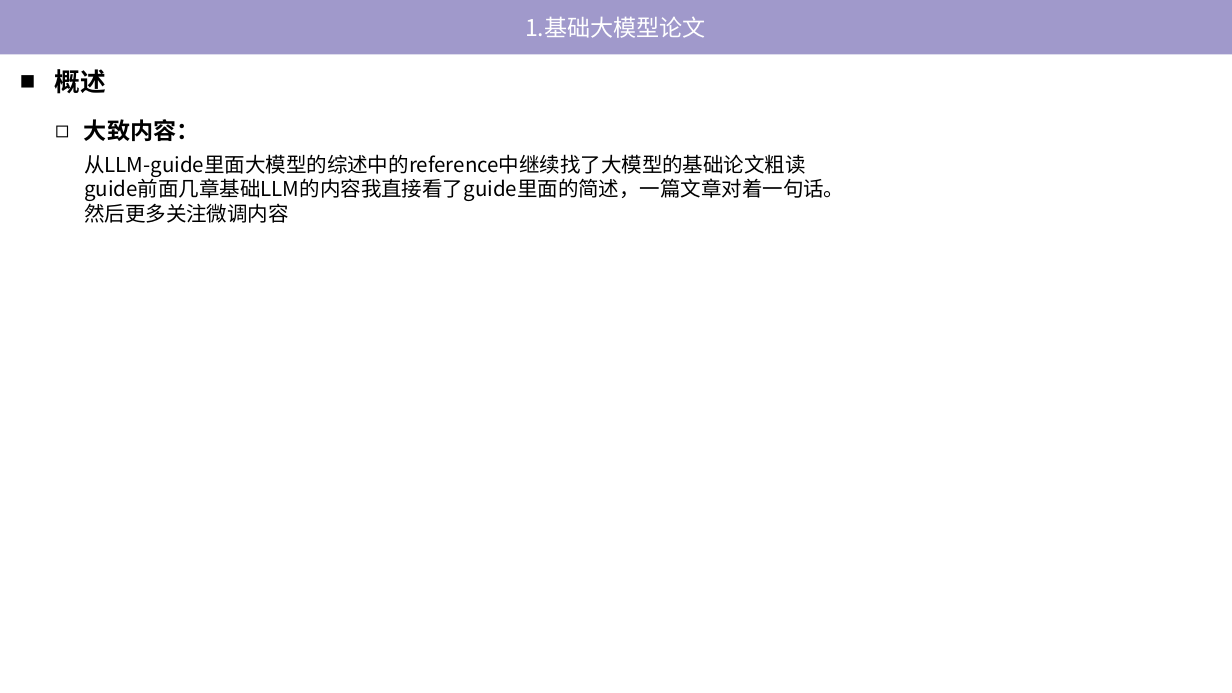
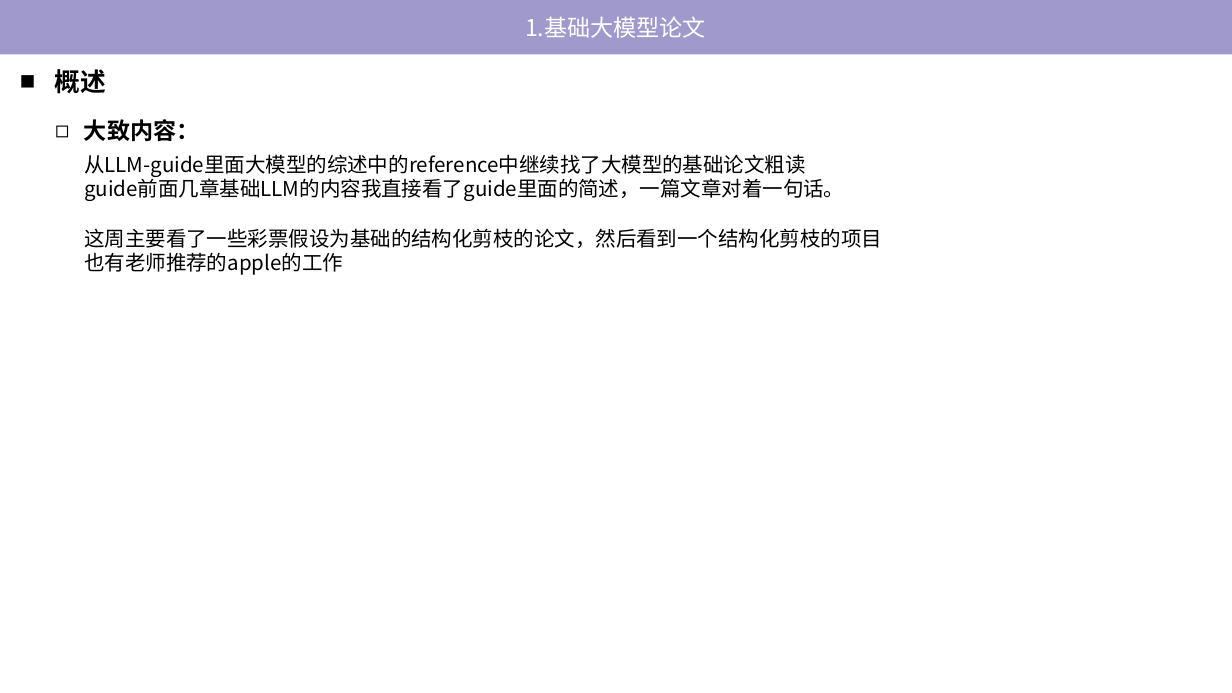
Before and after one commit to tj-messi/cv-computer-visual-tj, a slide deck: slide 4 of 0.组会记录/2024-11-14/report-2024-11-14.pptx. Drawn at 1232x693 pixels with LibreOffice and Linux fonts; fonts in the diff are those of the drawing. Boxes give left, top, right and bottom in pixels: in the first picture for what was removed or moved away, otherwise in the second. Text is boxed around its words. In the diff, an @@ line names an element or a change of style, - is before the commit and + after.

```diff
--- a/0.组会记录/2024-11-14/report-2024-11-14.pptx
+++ b/0.组会记录/2024-11-14/report-2024-11-14.pptx
@@ text at (84,228,882,275): text changed @@
-然后更多关注微调内容
+这周主要看了一些彩票假设为基础的结构化剪枝的论文，然后看到一个结构化剪枝的项目
+也有老师推荐的apple的工作
```
Also in this commit, not shown: 1 other slide changed.
